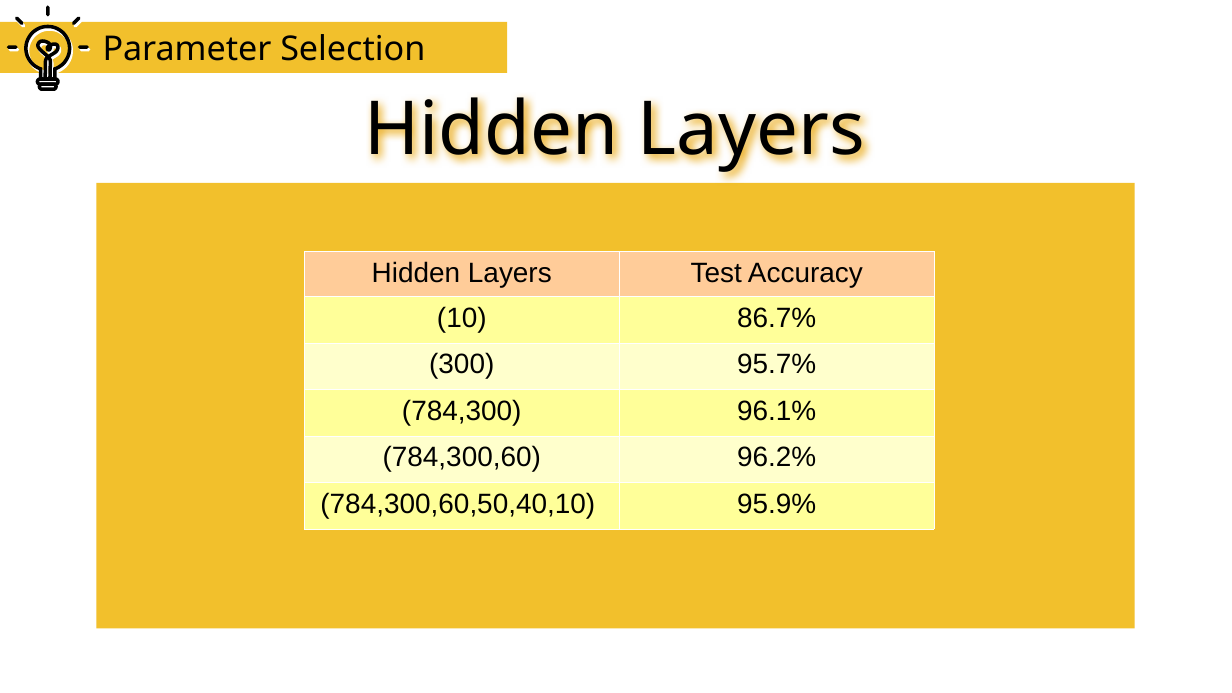
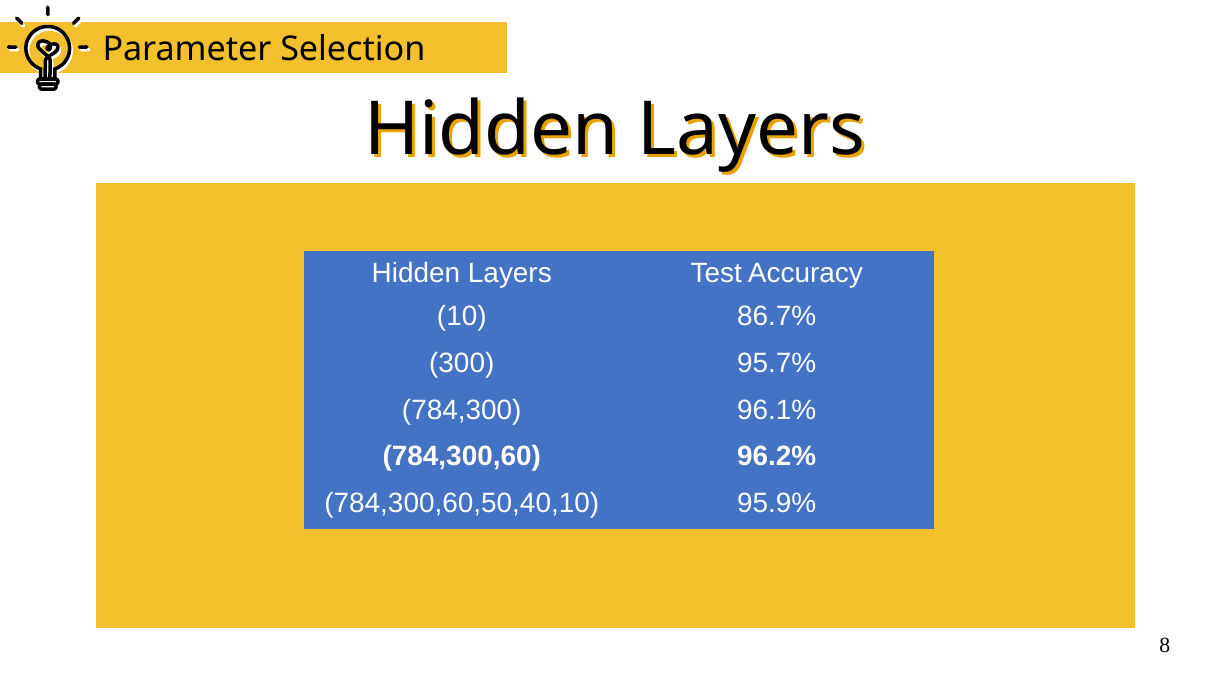
Before and after one commit to jteles277/Image_Classification_Problem, a slide deck: slide 8 of docs/powerpoint.odp (slide 7 before the commit). Drawn at 1232x693 pixels with LibreOffice and Linux fonts; fonts in the diff are those of the drawing. Boxes give left, top, right and bottom in pixels: in the first picture for what was removed or moved away, otherwise in the second. Text is boxed around its words. In the diff, an @@ line names an element or a change of style, - is before the commit and + after.

```diff
--- a/docs/powerpoint.odp
+++ b/docs/powerpoint.odp
@@ outline redrawn in 6 elements at bbox=[0, 22, 508, 74], bbox=[96, 183, 1135, 629], bbox=[28, 29, 72, 82], bbox=[39, 44, 59, 82], bbox=[26, 27, 69, 79], bbox=[38, 41, 58, 79] @@
@@ table at bbox=[304, 252, 935, 529] @@
@@ fill #FFCC99 to #4472C4 in row 1 @@
@@ fill #FFFF99 to #4472C4 in 6 cells @@
@@ fill #FFFFCC to #4472C4 in 4 cells @@
@@ text colour #000000 to #FFFFFF @@
@@ bold on in "(784,300,60)", "96.2%" @@
@@ borders changed @@
@@ page number added at bbox=[1159, 637, 1170, 653], 14 pt, text #000000 @@
+8
```
Also in this commit, not shown: 15 other slides changed, 19 other files.
